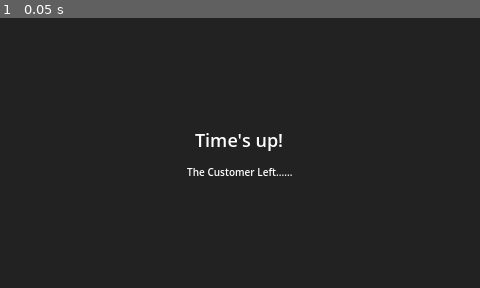
Above: before the commit, frame 1.
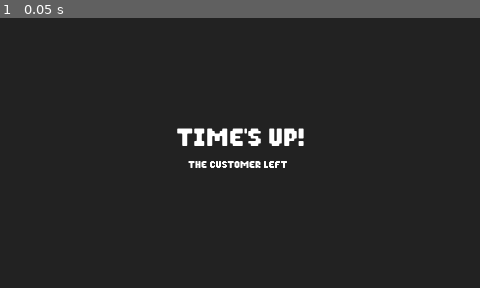
Above: after the commit, the same moment.

Repository: Raikosuu/Full-Tech-Panic_Public
Game: Godot game, scene res://scenes/lose_screen.tscn
The game is run twice, just before and just after one commit, with the same random seed, the same clock (stepped at 60 frames per second) and the same inputs. This scene is started directly instead of the project's main scene.
Inputs:
- Up to frame 1 (0.05 s): no input

The runs differ from the first frame. In frame 1, 1.9% of the frame differs, in the area x 36-64%, y 40-59%.

Commit message:
font update

Diff:
--- a/scenes/lose_screen.tscn
+++ b/scenes/lose_screen.tscn
@@ -1,4 +1,6 @@
 [gd_scene format=3 uid="uid://bel8ij2nnxtvo"]
+
+[ext_resource type="FontFile" uid="uid://chkdc34o58e2w" path="res://assets/fonts/PixelGamer-Regular.otf" id="1_uglf1"]
 
 [node name="LoseScreen" type="CanvasLayer" unique_id=1245410598]
 layer = 20
@@ -27,12 +29,14 @@
 
 [node name="TitleLabel" type="Label" parent="VBoxContainer" unique_id=1148953917]
 layout_mode = 2
-theme_override_font_sizes/font_size = 18
+theme_override_fonts/font = ExtResource("1_uglf1")
+theme_override_font_sizes/font_size = 25
 text = "Time's up!"
 horizontal_alignment = 1
 
 [node name="SubtitleLabel" type="Label" parent="VBoxContainer" unique_id=1796060338]
 layout_mode = 2
+theme_override_fonts/font = ExtResource("1_uglf1")
 theme_override_font_sizes/font_size = 10
-text = "The Customer Left......"
+text = "The Customer Left "
 horizontal_alignment = 1
--- a/scenes/win_screen.tscn
+++ b/scenes/win_screen.tscn
@@ -1,4 +1,6 @@
 [gd_scene format=3 uid="uid://cp4qiqeip4wpb"]
+
+[ext_resource type="FontFile" uid="uid://chkdc34o58e2w" path="res://assets/fonts/PixelGamer-Regular.otf" id="1_wv5lq"]
 
 [node name="WinScreen" type="CanvasLayer" unique_id=1245410598]
 layer = 20
@@ -27,12 +29,14 @@
 
 [node name="TitleLabel" type="Label" parent="VBoxContainer" unique_id=1148953917]
 layout_mode = 2
-theme_override_font_sizes/font_size = 18
+theme_override_fonts/font = ExtResource("1_wv5lq")
+theme_override_font_sizes/font_size = 25
 text = "Troubleshoot Complete!"
 horizontal_alignment = 1
 
 [node name="SubtitleLabel" type="Label" parent="VBoxContainer" unique_id=1796060338]
 layout_mode = 2
-theme_override_font_sizes/font_size = 10
+theme_override_fonts/font = ExtResource("1_wv5lq")
+theme_override_font_sizes/font_size = 13
 text = "Task Successful"
 horizontal_alignment = 1
--- a/scripts/player.gd
+++ b/scripts/player.gd
@@ -12,10 +12,20 @@
 func _ready() -> void:
 	interact_label = Label.new()
 	interact_label.z_index = 100
-	interact_label.text = "Press E"
-	interact_label.position = Vector2(-11, -25)
+	interact_label.text = "Interact"
+	interact_label.position = Vector2(-13, -25)
 	interact_label.visible = false
+
+	# Create a dynamic font
+	var font = FontFile.new()
+	font.font_data = load("res://assets/fonts/PixelGamer-Regular.otf")
+
+	# Apply the font to the label
+	interact_label.add_theme_font_override("font", font)
+
+	# You can still override size separately if needed
 	interact_label.add_theme_font_size_override("font_size", 6)
+
 	add_child(interact_label)
 
 func _physics_process(_delta):
Binary file added: assets/fonts/PixelGamer-Regular.otf
Not shown, added: assets/fonts/PixelGamer-Regular.otf.import
